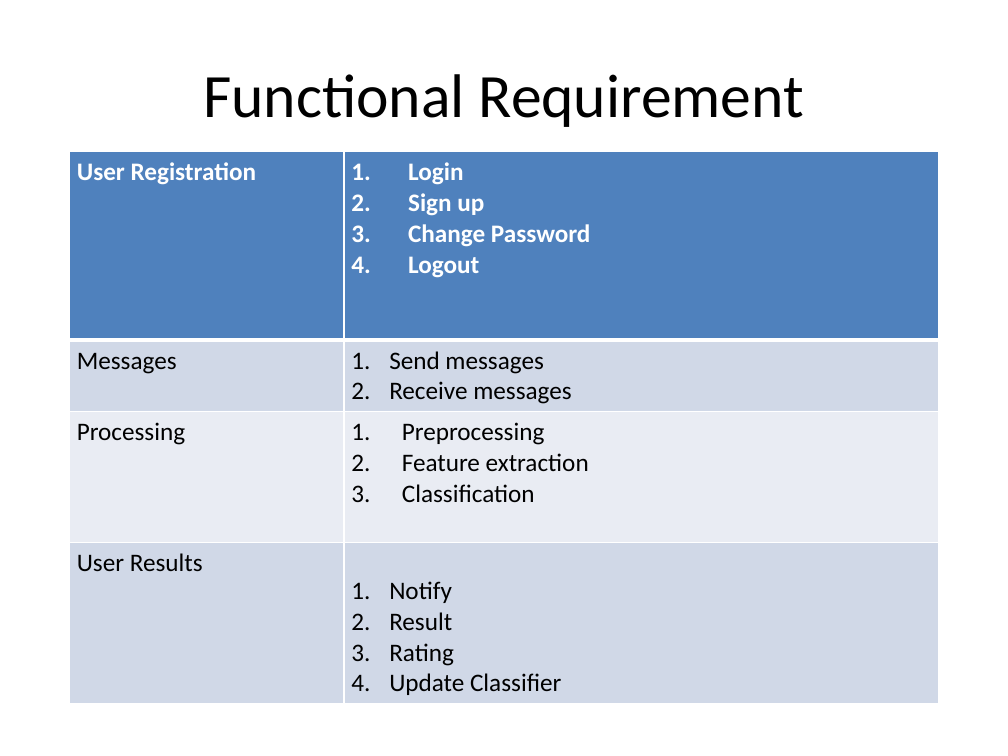
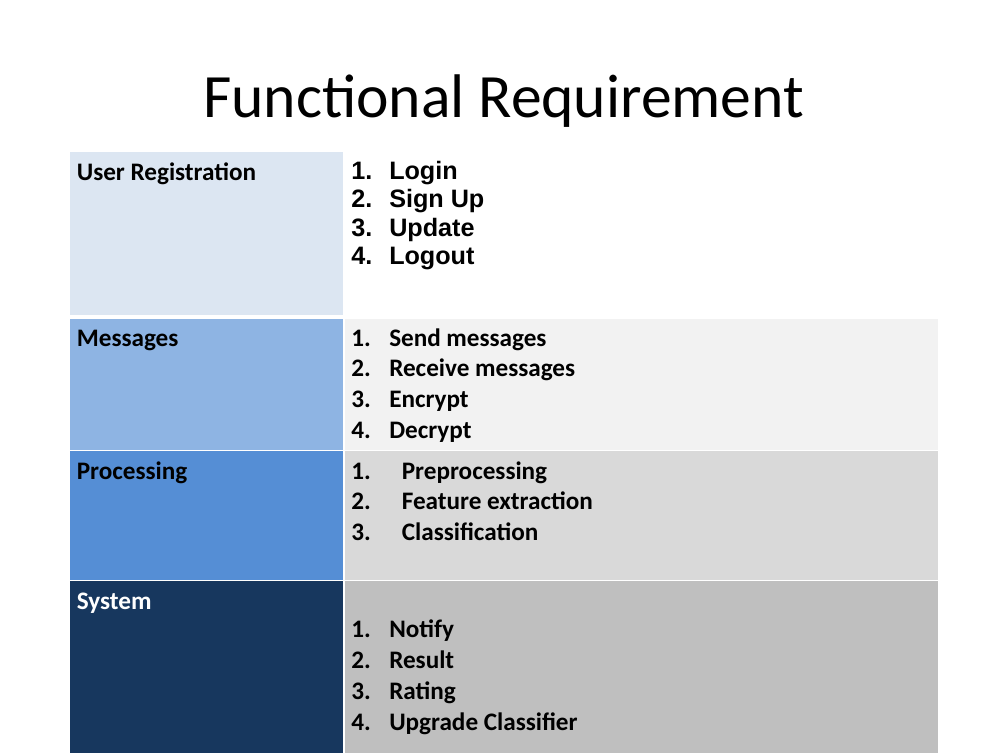
Before and after one commit to DevJohnIbrahim/SSM-GP, a slide deck: slide 8 of SRS/Presentation.pptx. Drawn at 1008x756 pixels with LibreOffice and Linux fonts; fonts in the diff are those of the drawing. Boxes give left, top, right and bottom in pixels: in the first picture for what was removed or moved away, otherwise in the second. Text is boxed around its words. In the diff, an @@ line names an element or a change of style, - is before the commit and + after.

```diff
--- a/SRS/Presentation.pptx
+++ b/SRS/Presentation.pptx
@@ table at box(70, 152, 938, 752) @@
-row 1, column 2: Login / Sign up / Change Password / Logout
+row 1, column 2: Login / Sign Up / Update / Logout
-row 2, column 2: Send messages / Receive messages
+row 2, column 2: Send messages / Receive messages / Encrypt / Decrypt
-row 4, column 1: User Results
+row 4, column 1: System
-row 4, column 2: Notify / Result / Rating / Update Classifier
+row 4, column 2: Notify / Result / Rating / Upgrade Classifier
@@ fill #4F81BD to #DCE6F2 in row 1, column 1 @@
@@ fill #4F81BD to #FFFFFF in row 1, column 2 @@
@@ fill #D0D8E7 to #8EB4E3 in row 2, column 1 @@
@@ fill #D0D8E7 to #F2F2F2 in row 2, column 2 @@
@@ fill #E9ECF3 to #558ED5 in row 3, column 1 @@
@@ fill #E9ECF3 to #D9D9D9 in row 3, column 2 @@
@@ fill #D0D8E7 to #17375E in row 4, column 1 @@
@@ fill #D0D8E7 to #BFBFBF in row 4, column 2 @@
@@ text colour #FFFFFF to #000000 in "User Registration" @@
@@ bold on in "Messages", "Processing", "Preprocessing", "Feature extraction" and 1 more places @@
@@ borders changed @@
```
Also in this commit, not shown: 1 other slide changed.
